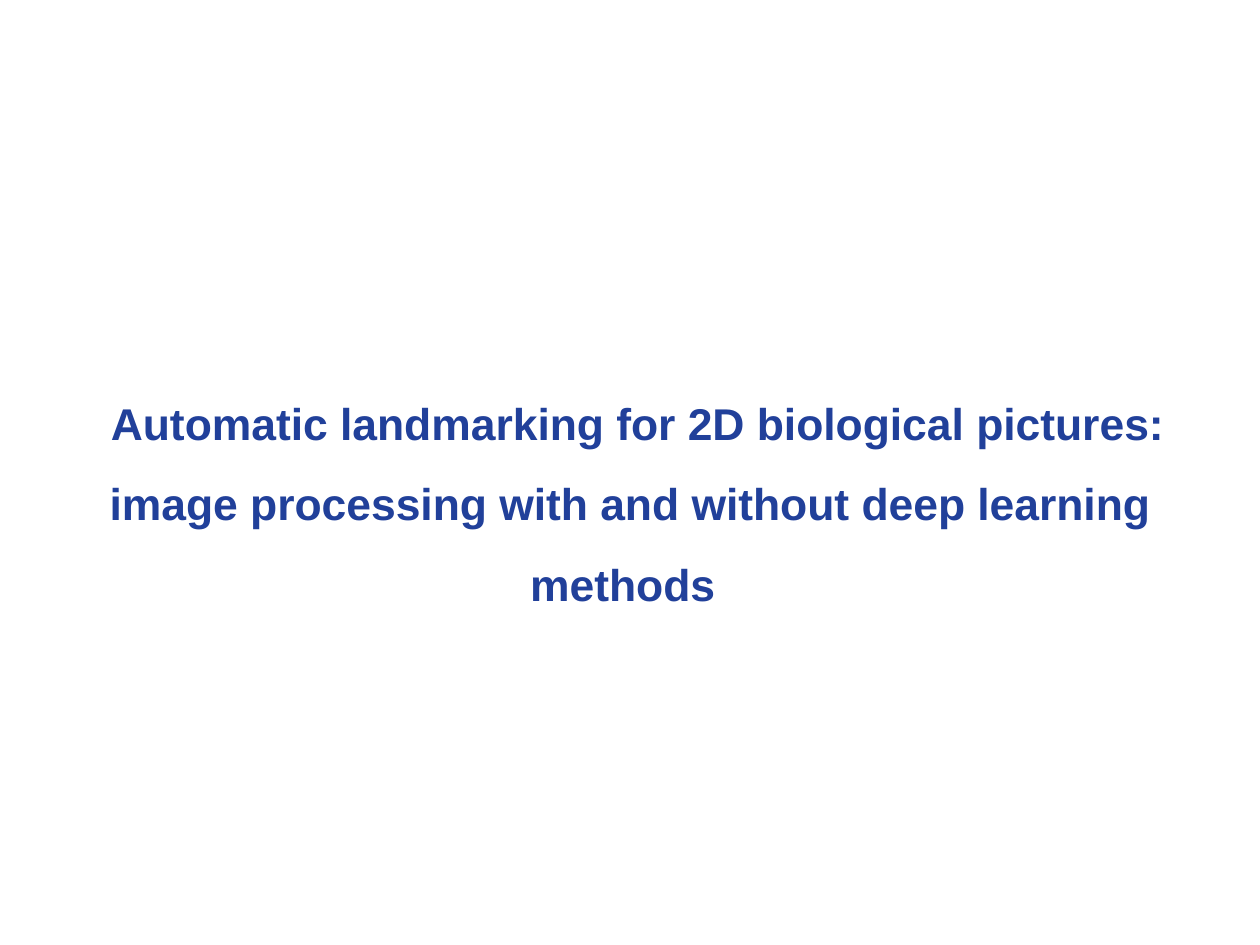
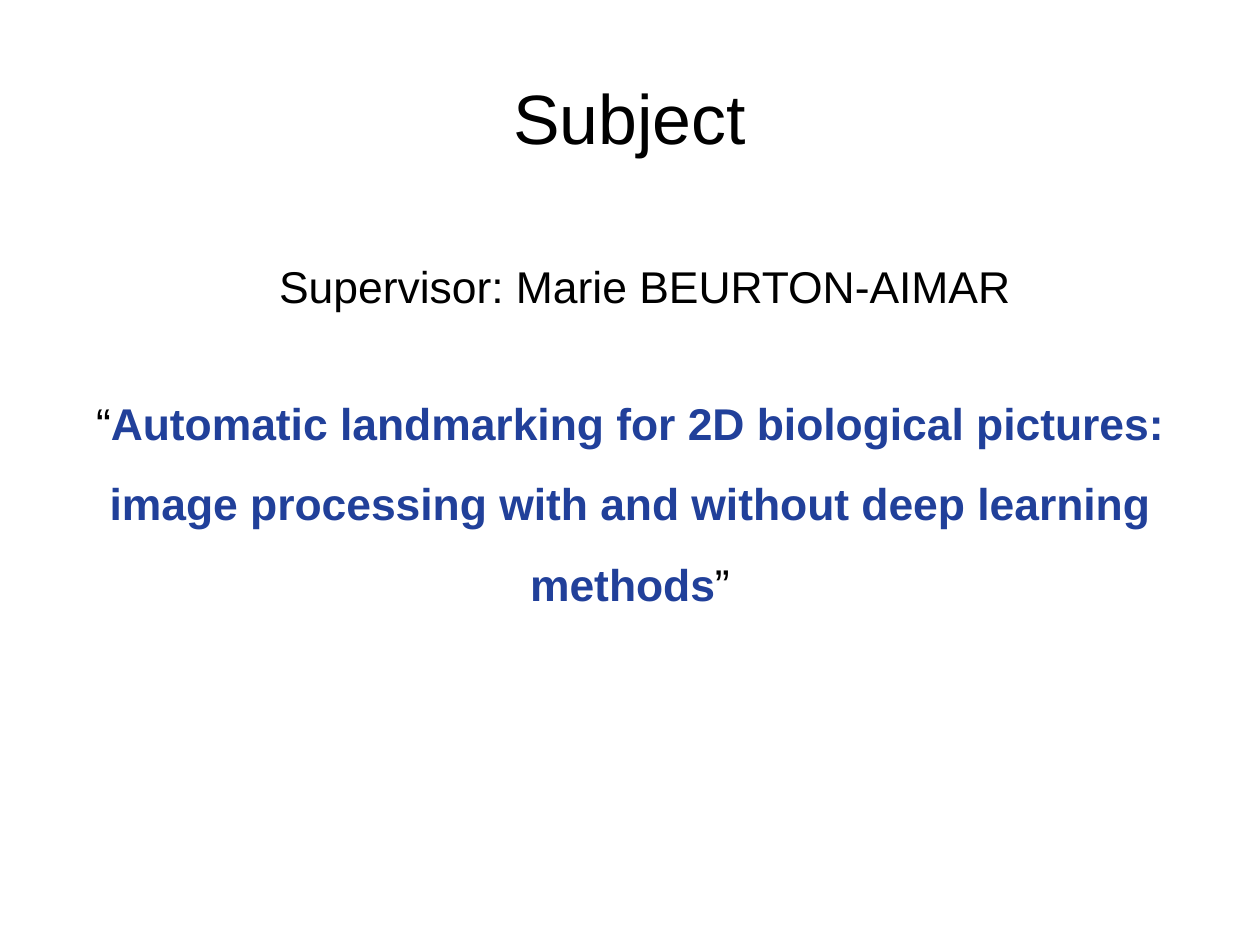
Before and after one commit to linhlevandlu/Presentation, a slide deck: slide 2 of EDMI/comite_suivi/3e anne/comite_suivi_3nd.odp. Drawn at 1260x945 pixels with LibreOffice and Linux fonts; fonts in the diff are those of the drawing; background and template pictures are left out. Boxes give left, top, right and bottom in pixels: in the first picture for what was removed or moved away, otherwise in the second. Text is boxed around its words. In the diff, an @@ line names an element or a change of style, - is before the commit and + after.

Commit message:
add

```diff
--- a/EDMI/comite_suivi/3e anne/comite_suivi_3nd.odp
+++ b/EDMI/comite_suivi/3e anne/comite_suivi_3nd.odp
@@ title "Subject" at (513, 93, 746, 157): text colour #FFFFFF to #000000 @@
@@ text "Supervisor: Marie BEURTON-AIMAR" at (279, 270, 1010, 313): text colour #FFFFFF to #000000 @@
@@ text "“Automatic landmarking for 2D biological ..." at (96, 407, 1163, 602): text colour #FFFFFF to #000000 in "“Automatic", "methods”" @@
```
Also in this commit, not shown: 17 other slides changed.
